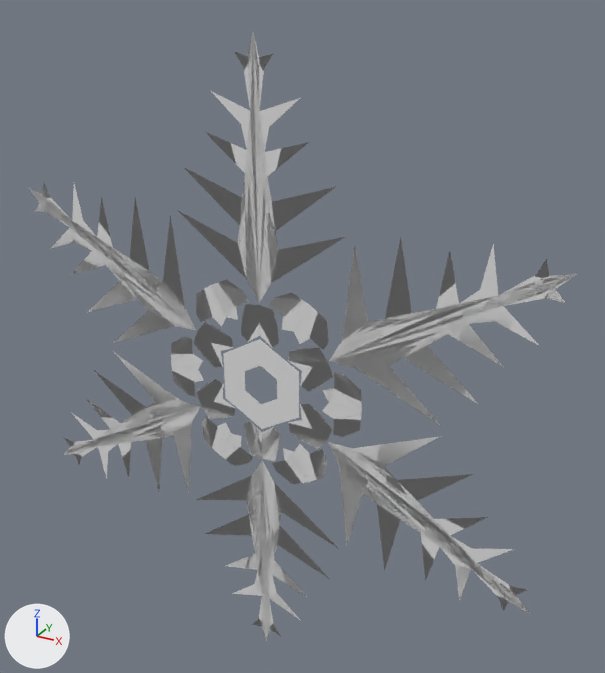
Two versions of the Blender file Enemies/SnowflakeEntity.blend, one commit apart.
Both versions are drawn from a 50 mm camera at (4.42, -7.08, 4.24) aimed at (0.3, 0.41, 0.49). The axes (+X, +Y, +Z) are drawn at lower left. The lights are the same throughout. The older version comes first.

Objects in the first picture: 'CentralEye', 'Snowflake'.
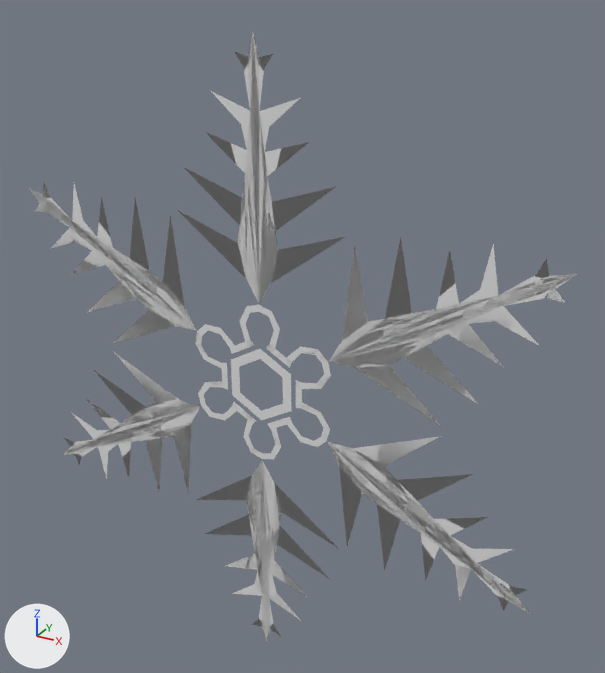
Location of each change, [x1, y1, x2, y2] in pixels of the pictures (605 x 673 px):
'CentralEye', reshaped (21% narrower, 21% shorter)
    before: [223, 339, 299, 429]
    after: [231, 349, 291, 420]
part 1 of me_cube, deleted
    before: [171, 280, 362, 484]
part 2 of me_cube, cut back
    before: [198, 306, 328, 459]
    after: [195, 307, 330, 458]

What changed in the scene script:
```text
Change me_cube:
    verts and faces of me_cube; kept vertices keep their numbers, new ones are numbered from 32
    remove me_cube.from_pydata(...)  # 32 vertices, 11 faces; spans x 0.0..1.01, y 0.0, z 0.49..3.71
    add me_cube.from_pydata(...)  # 29 vertices, 10 faces; spans x 0.0..1.01, y 0.0, z 0.38..3.71
    me_cube part 1: the loose piece of 9 vertices spanning x 0.13..0.62, y 0.0, z 0.73..1.17 is deleted
    me_cube part 2
    add delete_vertices([17, 19])  # with the faces that use them
    add delete_faces([(18, 20, 22, 21)])
    add verts[20] = (0.0, 0.0, 0.88)  # moved, pixel (259, 311)
    add verts[18] = (0.11, 0.0, 0.85)  # moved, pixel (268, 316)
    add verts[21] = (0.15, 0.0, 0.91)  # moved, pixel (271, 311)
    add verts[32] = (0.18, 0.0, 0.7)  # pixel (273, 330)
    add verts[33] = (0.25, 0.0, 0.73)  # pixel (279, 329)
    add verts[34] = (0.12, 0.0, 0.53)  # pixel (269, 343)
    add verts[35] = (0.19, 0.0, 0.49)  # pixel (275, 348)
    add verts[36] = (0.07, 0.0, 0.47)  # pixel (265, 348)
    add verts[37] = (0.14, 0.0, 0.43)  # pixel (271, 352)
    add verts[38] = (0.26, 0.0, 0.45)  # pixel (280, 353)
    add verts[39] = (0.23, 0.0, 0.38)  # pixel (277, 358)
    add faces += [(18, 21, 22, 20), (18, 32, 33, 21), (32, 34, 35, 33), (34, 36, 37, 35), (35, 37, 39, 38)]
Change me_circle:
    remove me_circle.from_pydata(...)  # 18 vertices, 12 faces; spans x -0.485..0.485, y 0.0, z -0.56..0.56
    add me_circle.from_pydata(...)  # 18 vertices, 12 faces; spans x -0.388..0.388, y 0.0, z -0.448..0.448
    me_circle part 3
    me_circle.vertices[0].co: (0.0, 0.0, 0.4) -> (0.0, 0.0, 0.384)  # pixel (260, 352) -> pixel (260, 353)
    me_circle.vertices[1].co: (-0.346, 0.0, 0.2) -> (-0.333, 0.0, 0.192)  # pixel (234, 362) -> pixel (235, 363)
    me_circle.vertices[2].co: (-0.346, 0.0, -0.2) -> (-0.333, 0.0, -0.192)  # pixel (235, 394) -> pixel (236, 393)
    me_circle.vertices[3].co: (0.0, 0.0, -0.4) -> (0.0, 0.0, -0.384)  # pixel (261, 416) -> pixel (261, 415)
    me_circle.vertices[4].co: (0.346, 0.0, -0.2) -> (0.333, 0.0, -0.192)  # pixel (288, 408) -> pixel (286, 407)
    me_circle.vertices[5].co: (0.346, 0.0, 0.2) -> (0.333, 0.0, 0.192)  # pixel (287, 375) -> pixel (286, 376)
    me_circle.vertices[6].co: (0.0, 0.0, 0.24) -> (0.0, 0.0, 0.323)  # pixel (260, 365) -> pixel (260, 358)
    me_circle.vertices[7].co: (-0.208, 0.0, 0.12) -> (-0.279, 0.0, 0.161)  # pixel (244, 371) -> pixel (239, 366)
    me_circle.vertices[8].co: (-0.208, 0.0, -0.12) -> (-0.279, 0.0, -0.161)  # pixel (245, 390) -> pixel (240, 392)
    me_circle.vertices[9].co: (0.0, 0.0, -0.24) -> (0.0, 0.0, -0.323)  # pixel (261, 404) -> pixel (261, 410)
    me_circle.vertices[10].co: (0.208, 0.0, -0.12) -> (0.279, 0.0, -0.161)  # pixel (277, 398) -> pixel (282, 403)
    me_circle.vertices[11].co: (0.208, 0.0, 0.12) -> (0.279, 0.0, 0.161)  # pixel (276, 379) -> pixel (282, 377)
    me_circle.vertices[12].co: (0.0, 0.0, 0.56) -> (0.0, 0.0, 0.448)  # pixel (259, 339) -> pixel (260, 348)
    me_circle.vertices[13].co: (-0.485, 0.0, 0.28) -> (-0.388, 0.0, 0.224)  # pixel (223, 353) -> pixel (230, 359)
    me_circle.vertices[14].co: (-0.485, 0.0, -0.28) -> (-0.388, 0.0, -0.224)  # pixel (225, 397) -> pixel (232, 395)
    me_circle.vertices[15].co: (0.0, 0.0, -0.56) -> (0.0, 0.0, -0.448)  # pixel (261, 429) -> pixel (261, 420)
    me_circle.vertices[16].co: (0.485, 0.0, -0.28) -> (0.388, 0.0, -0.224)  # pixel (299, 417) -> pixel (291, 411)
    me_circle.vertices[17].co: (0.485, 0.0, 0.28) -> (0.388, 0.0, 0.224)  # pixel (298, 371) -> pixel (291, 374)
```
